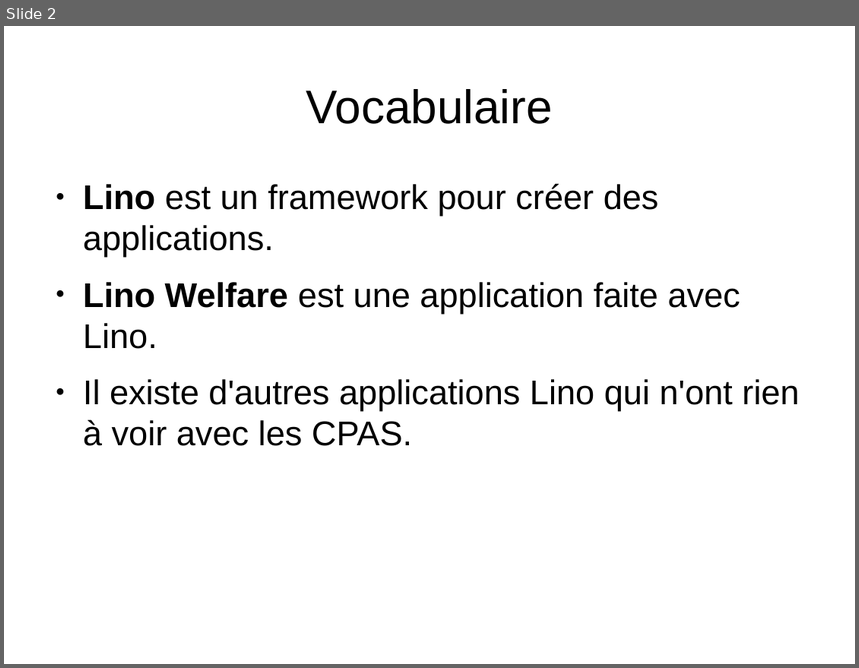
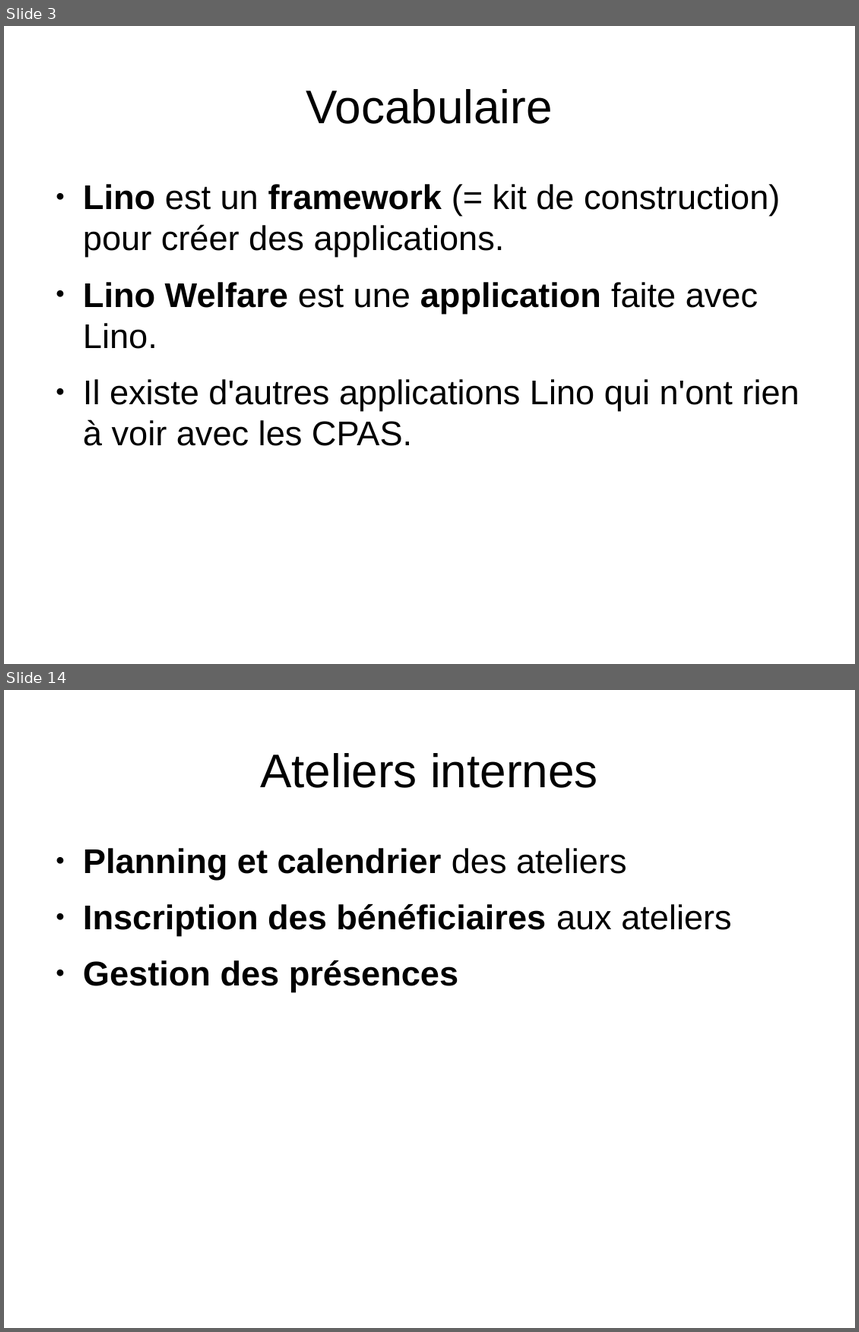
Before and after one commit to lino-framework/welfare, a slide deck: docs_fr/dl/tour_lino_welfare.odp. Shown one above the other, each under a label of ours: slide 2 before the commit, slides 3 and 14 after it; the slides between them are not shown. The pictures are 859x668 and 859x1332 pixels, drawn with LibreOffice and Linux fonts; fonts in the diff are those of the drawing. Boxes give left, top, right and bottom in pixels: in the first picture for what was removed or moved away, otherwise in the second. Text is boxed around its words. In the diff, an @@ line names an element or a change of style, - is before the commit and + after.

```diff
--- a/docs_fr/dl/tour_lino_welfare.odp
+++ b/docs_fr/dl/tour_lino_welfare.odp
@@ slide 14 added at box(4, 690, 855, 1328), background #FFFFFF @@
@@ title added at box(260, 753, 598, 788), 44 pt, text #000000 @@
+Ateliers internes
@@ text added at box(83, 848, 731, 992), 32 pt, text #000000, bold @@
+● Planning et calendrier des ateliers
+● Inscription des bénéficiaires aux ateliers
+● Gestion des présences
@@ what was slide 2 is now slide 3 @@
@@ slide 3 changed as well @@
@@ text at box(83, 184, 780, 257): text changed @@
-● Lino est un framework pour créer des applications.
+● Lino est un framework (= kit de construction) pour créer des applications.
@@ text at box(83, 282, 758, 349): bold on in "application" @@
```
Also in this commit, not shown: 11 other slides changed, 16 other slides added, 3 other files.
